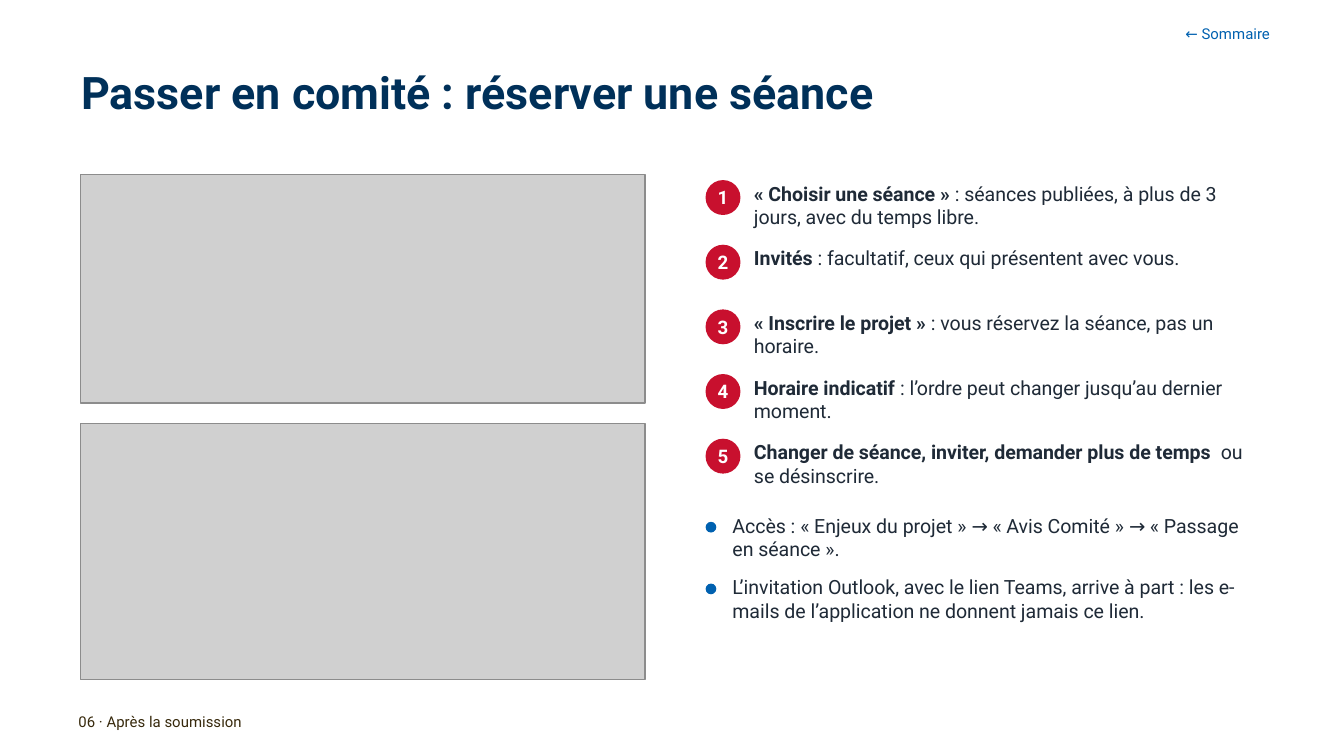
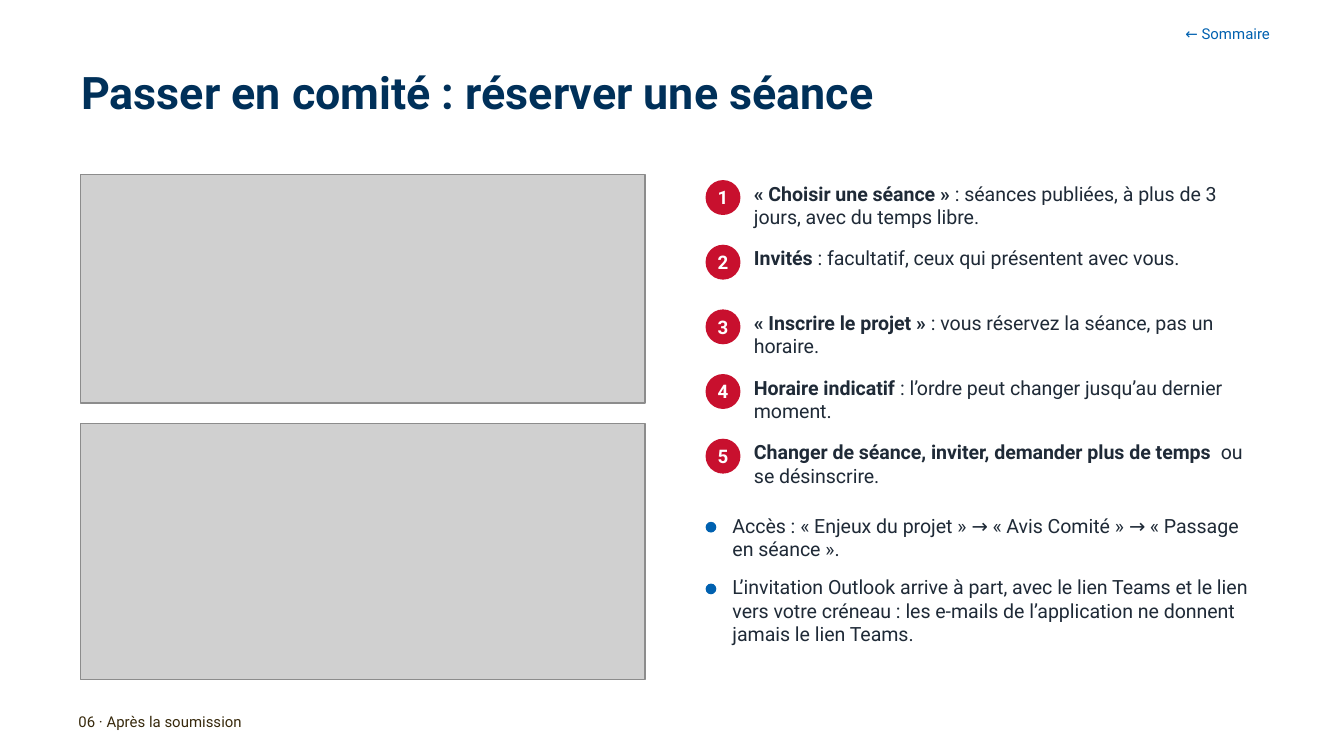
Before and after one commit to antoinelmariel-ux/ProjectNavigator, a slide deck: slide 47 of docs/Project Navigator _ Manuel Chef de Project.pptx. Drawn at 1344x756 pixels with LibreOffice and Linux fonts; fonts in the diff are those of the drawing; grey boxes stand for pictures; background and template pictures are left out. Boxes give left, top, right and bottom in pixels: in the first picture for what was removed or moved away, otherwise in the second. Text is boxed around its words. In the diff, an @@ line names an element or a change of style, - is before the commit and + after.

```diff
--- a/docs/Project Navigator _ Manuel Chef de Project.pptx
+++ b/docs/Project Navigator _ Manuel Chef de Project.pptx
@@ text at bbox=[732, 579, 1248, 645]: text changed @@
-L’invitation Outlook, avec le lien Teams, arrive à part : les e-mails de l’application ne donnent jamais ce lien.
+L’invitation Outlook arrive à part, avec le lien Teams et le lien vers votre créneau : les e-mails de l’application ne donnent jamais le lien Teams.
```
Also in this commit, not shown: 2 other slides changed, 2 slides added, 1 other file.
